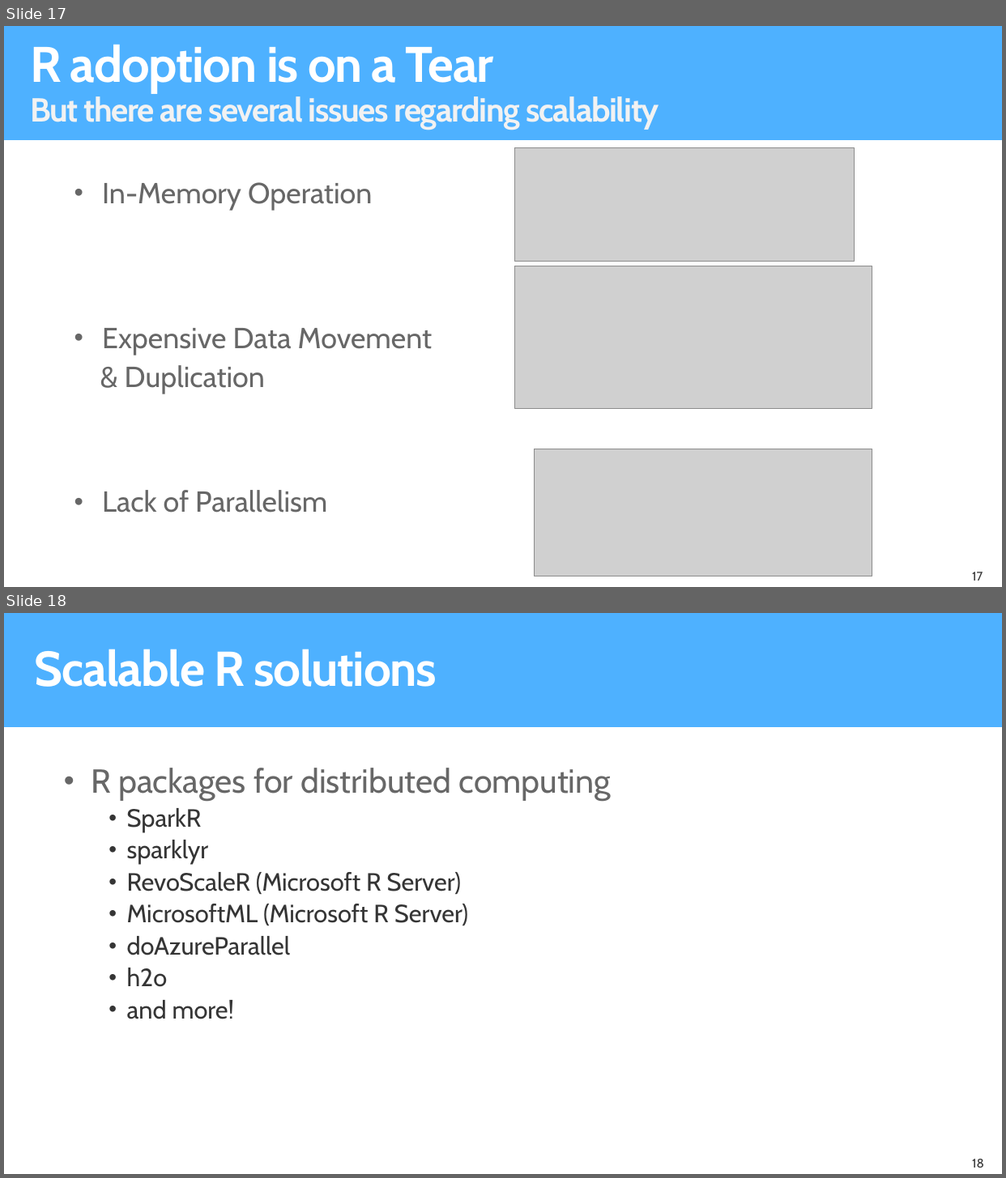
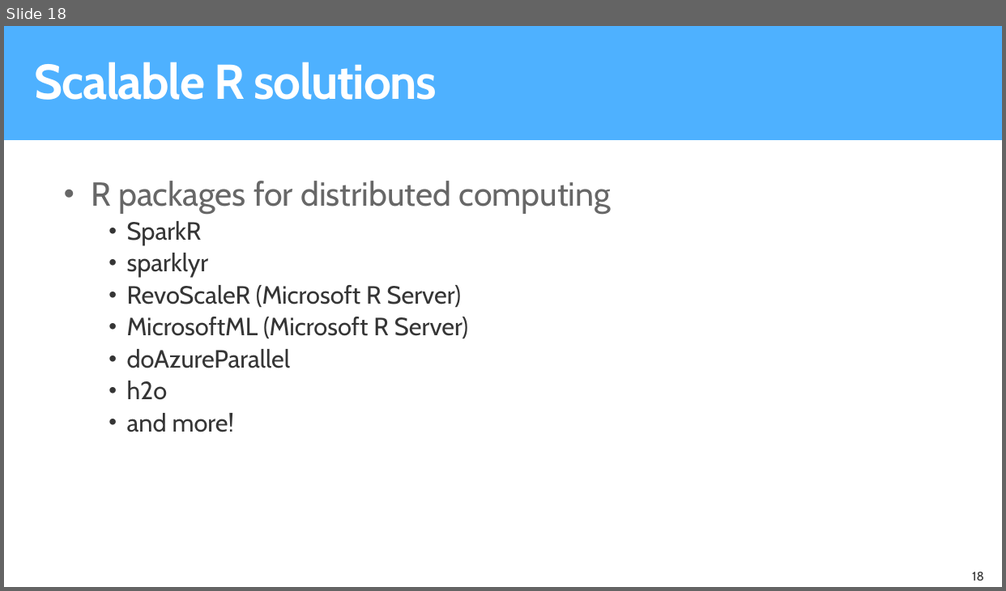
Before and after one commit to microsoft/AI-Immersion-Workshop, a slide deck: R server Tools for scaling R using Azure/docs/ToolsForScalingRUsingAzure.pptx. Shown one above the other, each under a label of ours: slides 17 and 18 before the commit, slide 18 after it. The pictures are 1006x1178 and 1006x591 pixels, drawn with LibreOffice and Linux fonts; fonts in the diff are those of the drawing; grey boxes stand for pictures; background and template pictures are left out. Boxes give left, top, right and bottom in pixels: in the first picture for what was removed or moved away, otherwise in the second. Text is boxed around its words. In the diff, an @@ line names an element or a change of style, - is before the commit and + after.

```diff
--- a/R server Tools for scaling R using Azure/docs/ToolsForScalingRUsingAzure.pptx
+++ b/R server Tools for scaling R using Azure/docs/ToolsForScalingRUsingAzure.pptx
@@ slide 17 removed at box(4, 26, 1002, 587), background #FFFFFF @@
@@ rectangle removed at box(4, 26, 1002, 140) @@
@@ title removed at box(30, 44, 659, 130) @@
-R adoption is on a Tear
-But there are several issues regarding scalability
@@ picture removed at box(514, 148, 854, 262) @@
@@ text removed at box(102, 182, 372, 211) @@
-• In-Memory Operation
@@ picture removed at box(514, 267, 872, 409) @@
@@ text removed at box(102, 328, 432, 395) @@
-• Expensive Data Movement
-& Duplication
@@ picture removed at box(534, 450, 872, 576) @@
@@ text removed at box(102, 490, 327, 513) @@
-• Lack of Parallelism
@@ page number removed at box(972, 572, 982, 581) @@
-17
```
Also in this commit, not shown: 4 slides changed, 2 slides added, 3 other slides removed.
